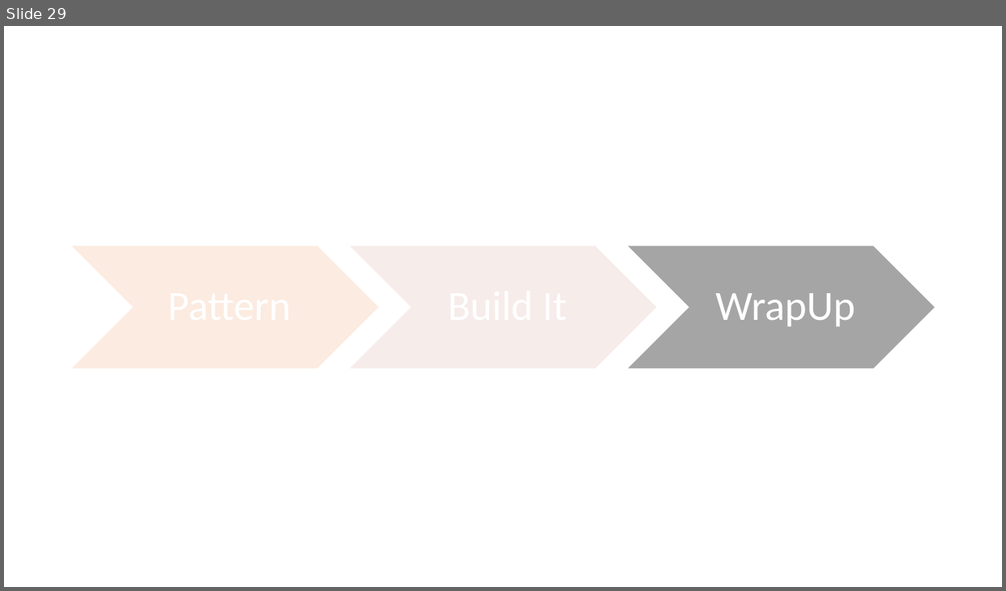
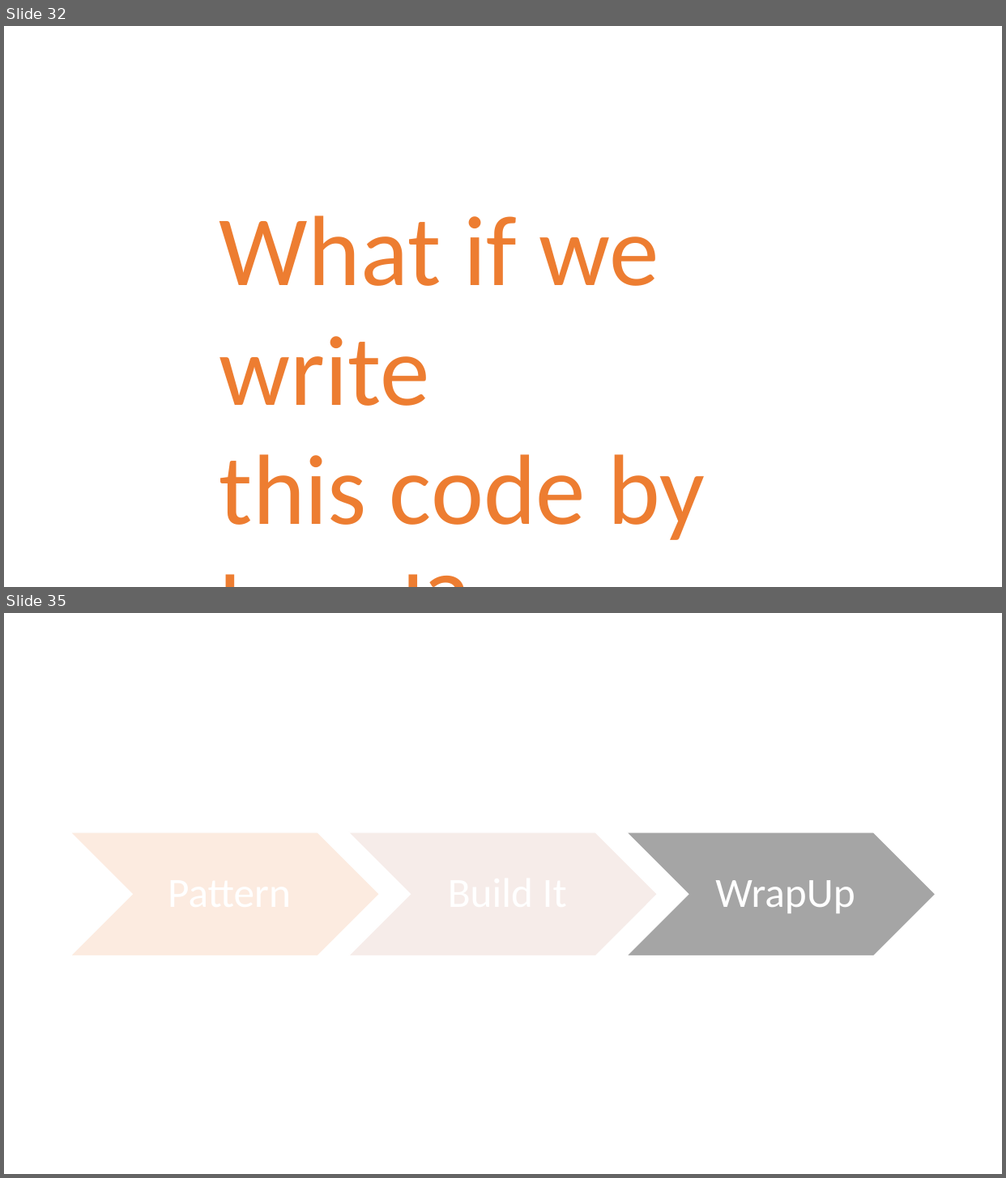
Before and after one commit to danielmarbach/async-dolls, a slide deck: presentation.pptx. Shown one above the other, each under a label of ours: slide 29 before the commit, slides 32 and 35 after it; the slides between them are not shown. The pictures are 1006x591 and 1006x1178 pixels, drawn with LibreOffice and Linux fonts; fonts in the diff are those of the drawing. Boxes give left, top, right and bottom in pixels: in the first picture for what was removed or moved away, otherwise in the second. Text is boxed around its words. In the diff, an @@ line names an element or a change of style, - is before the commit and + after.

```diff
--- a/presentation.pptx
+++ b/presentation.pptx
@@ slide 32 added at bbox=[4, 26, 1002, 587], background #FFFFFF @@
@@ text added at bbox=[219, 216, 705, 540], 96 pt, text #ED7D31 @@
+What if we write
+this code by hand?
@@ what was slide 29 is now slide 35 @@
```
Also in this commit, not shown: 1 slide changed, 5 other slides added, 1 other file.
